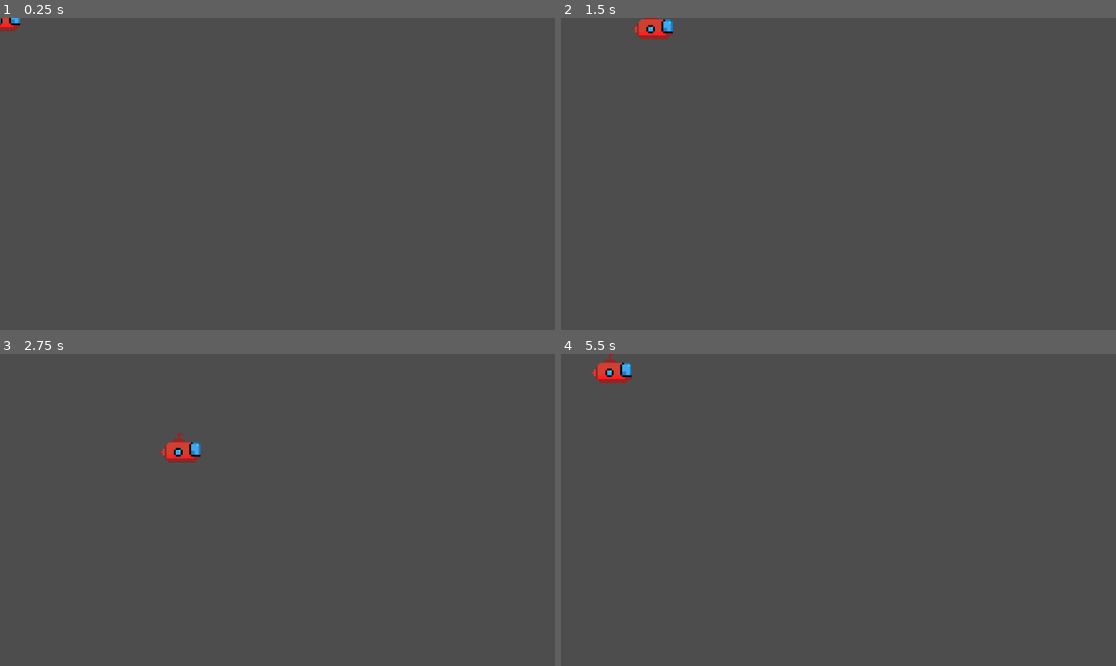
Above: before the commit, frames 1-4 (two rows, left to right).
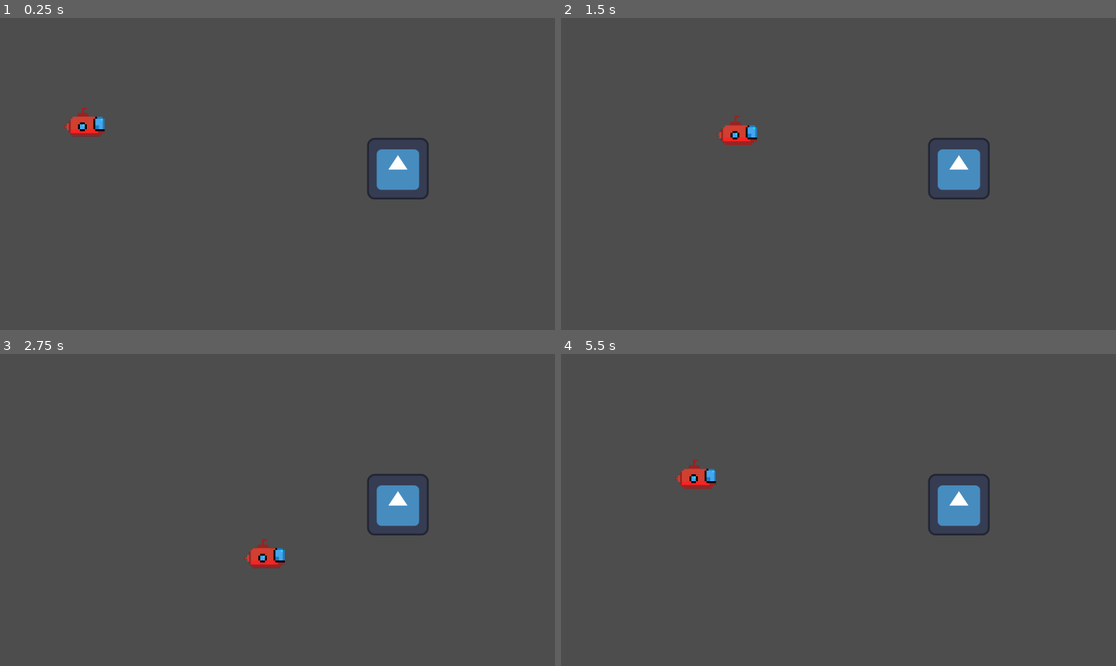
Above: after the commit, the same moments.

Repository: SStewart424/brackeys-game-jam-23
Game: Godot game, scene res://Main.tscn
The game is run twice, just before and just after one commit, with the same random seed, the same clock (stepped at 60 frames per second) and the same inputs. Before the commit the project starts from res://Player.tscn. The engine's default icon, where the game draws it, is replaced by a stand-in: a white triangle on a blue panel in a dark square.
Inputs:
- Up to frame 1 (0.25 s): no input
- Up to frame 2 (1.5 s): hold Right (ui_right) 0.53-1.28 s; hold Down (ui_down) from 1.28 s (still down)
- Up to frame 3 (2.75 s): release Down (ui_down) at 2.03 s; hold Right (ui_right) from 2.03 s (still down)
- Up to frame 4 (5.5 s): release Right (ui_right) at 2.78 s; hold Up (ui_up) 2.78-3.53 s; hold Left (ui_left) 3.53-5.03 s; hold Down (ui_down) from 5.03 s (still down)

The runs differ from the first frame. In frame 1, 1.9% of the frame differs, in the area x 0-78%, y 0-59%; in frame 2, 2.1%; in frame 3, 2.2%; in frame 4, 2.2%, in the area x 5-78%, y 0-59%.

Commit message:
Add mine with simple collision

Diff:
--- /dev/null
+++ b/Main.tscn
@@ -0,0 +1,12 @@
+[gd_scene load_steps=3 format=3 uid="uid://oa08cq2rxqum"]
+
+[ext_resource type="PackedScene" uid="uid://b0nj2t4hiob6a" path="res://Player.tscn" id="1_odt7v"]
+[ext_resource type="PackedScene" uid="uid://lvsvp7bk6fhr" path="res://Mine.tscn" id="2_7te8d"]
+
+[node name="Node2D" type="Node2D"]
+
+[node name="Player" parent="." instance=ExtResource("1_odt7v")]
+position = Vector2(175, 220)
+
+[node name="Mine" parent="." instance=ExtResource("2_7te8d")]
+position = Vector2(826, 313)
--- /dev/null
+++ b/Mine.tscn
@@ -0,0 +1,18 @@
+[gd_scene load_steps=4 format=3 uid="uid://lvsvp7bk6fhr"]
+
+[ext_resource type="PackedScene" uid="uid://dc3ybroegj3yi" path="res://Obstacle.tscn" id="1_hl52t"]
+[ext_resource type="Texture2D" uid="uid://dmluj427jwapa" path="res://icon.svg" id="2_molwi"]
+
+[sub_resource type="RectangleShape2D" id="RectangleShape2D_s66xt"]
+size = Vector2(128, 128)
+
+[node name="Mine" instance=ExtResource("1_hl52t")]
+
+[node name="CollisionShape2D" parent="." index="0"]
+position = Vector2(0, -1)
+shape = SubResource("RectangleShape2D_s66xt")
+
+[node name="Sprite2D" parent="." index="1"]
+texture = ExtResource("2_molwi")
+
+[connection signal="body_entered" from="." to="." method="_on_body_entered"]
--- /dev/null
+++ b/Obstacle.gd
@@ -0,0 +1,15 @@
+extends Area2D
+
+# Called when the node enters the scene tree for the first time.
+func _ready():
+    pass # Replace with function body.
+
+
+# Called every frame. 'delta' is the elapsed time since the previous frame.
+func _process(delta):
+    pass
+
+
+func _on_body_entered(body):
+    hide()
+    pass # Replace with function body.
--- /dev/null
+++ b/Obstacle.tscn
@@ -0,0 +1,17 @@
+[gd_scene load_steps=3 format=3 uid="uid://dc3ybroegj3yi"]
+
+[ext_resource type="Script" path="res://Obstacle.gd" id="1_41g1h"]
+
+[sub_resource type="CircleShape2D" id="CircleShape2D_rq35x"]
+
+[node name="Obstacle" type="Area2D"]
+position = Vector2(159, 87)
+script = ExtResource("1_41g1h")
+metadata/_edit_group_ = true
+
+[node name="CollisionShape2D" type="CollisionShape2D" parent="."]
+shape = SubResource("CircleShape2D_rq35x")
+
+[node name="Sprite2D" type="Sprite2D" parent="."]
+
+[connection signal="area_entered" from="." to="." method="_on_area_entered"]
--- a/project.godot
+++ b/project.godot
@@ -11,7 +11,7 @@
 [application]
 
 config/name="game jam thing"
-run/main_scene="res://Player.tscn"
+run/main_scene="res://Main.tscn"
 config/features=PackedStringArray("4.1", "Forward Plus")
 config/icon="res://icon.svg"
 
